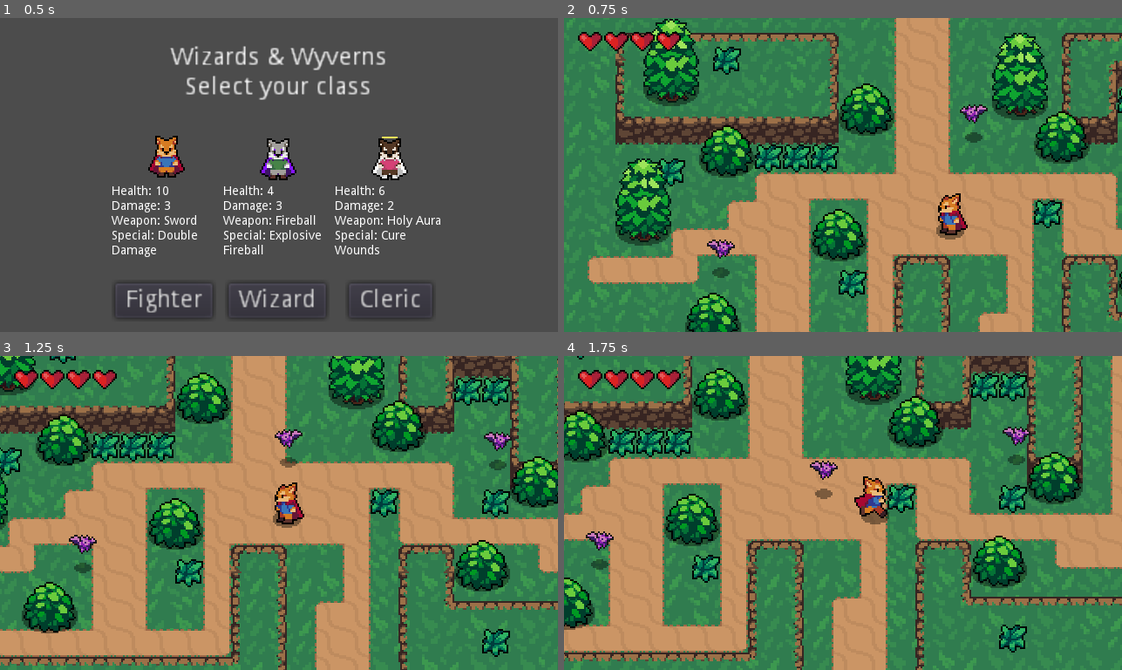
Above: before the commit, frames 1-4 (two rows, left to right).
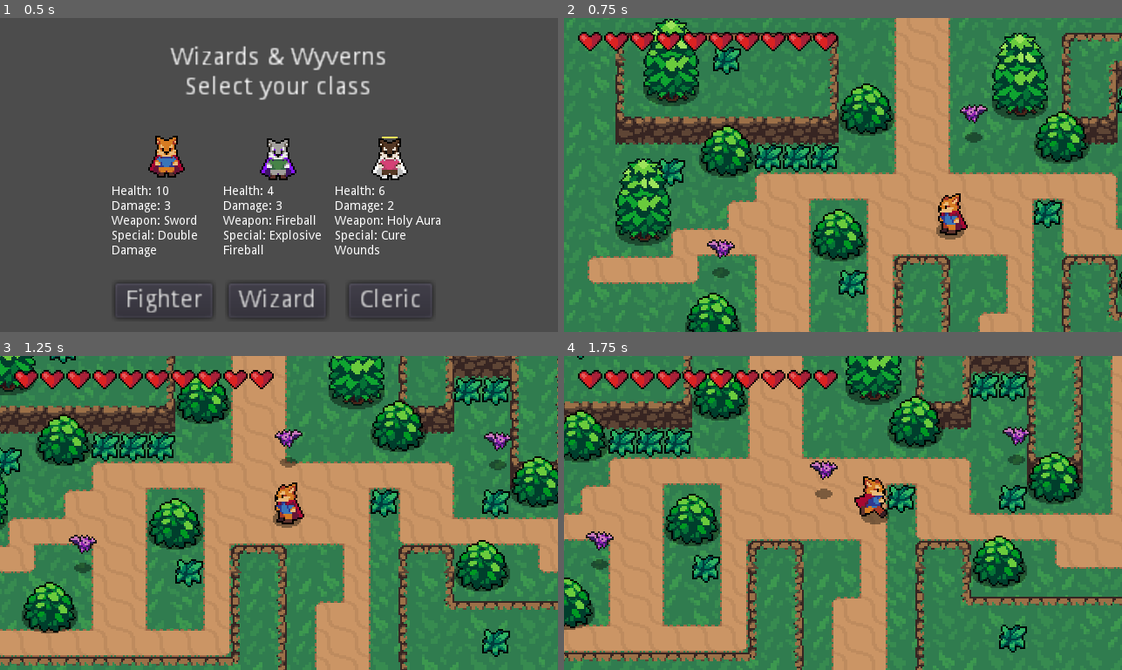
Above: after the commit, the same moments.

Repository: JordonH03/RPG-Game
Game: Godot game, scene res://TitleScreen.tscn
The game is run twice, just before and just after one commit, with the same random seed, the same clock (stepped at 60 frames per second) and the same inputs.
Inputs:
- Up to frame 1 (0.5 s): no input
- Up to frame 2 (0.75 s): click "Fighter" at 0.5 s
- Up to frame 3 (1.25 s): no input
- Up to frame 4 (1.75 s): hold D (ui_right) from 1.28 s (still down); tap Space (special, bound only after the commit) at 1.35 s

Frame 1 is identical in both runs. In frame 2, 1.0% of the frame differs, in the area x 21-50%, y 4-11%; in frame 3, 1.0%; in frame 4, 1.0%.

Commit message:
Complete health ui and fighter class features
The player's heart UI now displays each class' unique max HP.
While playing the fighter class, press space to activate double damage for 10 seconds (20 second cooldown).

Diff:
--- a/Player/Player.tscn
+++ b/Player/Player.tscn
@@ -287,22 +287,7 @@
 "times": PoolRealArray( 0.1, 0.3 ),
 "transitions": PoolRealArray( 1, 1 ),
 "update": 1,
-"values": [ SubResource( 3 ), null ]
-}
-
-[sub_resource type="Animation" id=8]
-length = 0.1
-tracks/0/type = "value"
-tracks/0/path = NodePath("Sprite:frame")
-tracks/0/interp = 1
-tracks/0/loop_wrap = true
-tracks/0/imported = false
-tracks/0/enabled = true
-tracks/0/keys = {
-"times": PoolRealArray( 0 ),
-"transitions": PoolRealArray( 1 ),
-"update": 1,
-"values": [ 18 ]
+"values": [ SubResource( 4 ), null ]
 }
 
 [sub_resource type="Animation" id=9]
@@ -317,7 +302,7 @@
 "times": PoolRealArray( 0 ),
 "transitions": PoolRealArray( 1 ),
 "update": 1,
-"values": [ 12 ]
+"values": [ 18 ]
 }
 
 [sub_resource type="Animation" id=10]
@@ -332,7 +317,7 @@
 "times": PoolRealArray( 0 ),
 "transitions": PoolRealArray( 1 ),
 "update": 1,
-"values": [ 0 ]
+"values": [ 12 ]
 }
 
 [sub_resource type="Animation" id=11]
@@ -347,23 +332,22 @@
 "times": PoolRealArray( 0 ),
 "transitions": PoolRealArray( 1 ),
 "update": 1,
+"values": [ 0 ]
+}
+
+[sub_resource type="Animation" id=12]
+length = 0.1
+tracks/0/type = "value"
+tracks/0/path = NodePath("Sprite:frame")
+tracks/0/interp = 1
+tracks/0/loop_wrap = true
+tracks/0/imported = false
+tracks/0/enabled = true
+tracks/0/keys = {
+"times": PoolRealArray( 0 ),
+"transitions": PoolRealArray( 1 ),
+"update": 1,
 "values": [ 6 ]
-}
-
-[sub_resource type="Animation" id=12]
-length = 0.6
-loop = true
-tracks/0/type = "value"
-tracks/0/path = NodePath("Sprite:frame")
-tracks/0/interp = 1
-tracks/0/loop_wrap = true
-tracks/0/imported = false
-tracks/0/enabled = true
-tracks/0/keys = {
-"times": PoolRealArray( 0, 0.1, 0.2, 0.3, 0.4, 0.5 ),
-"transitions": PoolRealArray( 1, 1, 1, 1, 1, 1 ),
-"update": 1,
-"values": [ 19, 20, 21, 22, 23, 18 ]
 }
 
 [sub_resource type="Animation" id=13]
@@ -379,7 +363,7 @@
 "times": PoolRealArray( 0, 0.1, 0.2, 0.3, 0.4, 0.5 ),
 "transitions": PoolRealArray( 1, 1, 1, 1, 1, 1 ),
 "update": 1,
-"values": [ 13, 14, 15, 16, 17, 12 ]
+"values": [ 19, 20, 21, 22, 23, 18 ]
 }
 
 [sub_resource type="Animation" id=14]
@@ -395,7 +379,7 @@
 "times": PoolRealArray( 0, 0.1, 0.2, 0.3, 0.4, 0.5 ),
 "transitions": PoolRealArray( 1, 1, 1, 1, 1, 1 ),
 "update": 1,
-"values": [ 1, 2, 3, 4, 5, 0 ]
+"values": [ 13, 14, 15, 16, 17, 12 ]
 }
 
 [sub_resource type="Animation" id=15]
@@ -411,113 +395,147 @@
 "times": PoolRealArray( 0, 0.1, 0.2, 0.3, 0.4, 0.5 ),
 "transitions": PoolRealArray( 1, 1, 1, 1, 1, 1 ),
 "update": 1,
+"values": [ 1, 2, 3, 4, 5, 0 ]
+}
+
+[sub_resource type="Animation" id=16]
+length = 0.6
+loop = true
+tracks/0/type = "value"
+tracks/0/path = NodePath("Sprite:frame")
+tracks/0/interp = 1
+tracks/0/loop_wrap = true
+tracks/0/imported = false
+tracks/0/enabled = true
+tracks/0/keys = {
+"times": PoolRealArray( 0, 0.1, 0.2, 0.3, 0.4, 0.5 ),
+"transitions": PoolRealArray( 1, 1, 1, 1, 1, 1 ),
+"update": 1,
 "values": [ 7, 8, 9, 10, 11, 6 ]
 }
 
-[sub_resource type="Animation" id=16]
+[sub_resource type="Animation" id=17]
 length = 0.2
 loop = true
-
-[sub_resource type="Animation" id=17]
+tracks/0/type = "value"
+tracks/0/path = NodePath("Sprite:material:shader_param/active")
+tracks/0/interp = 1
+tracks/0/loop_wrap = true
+tracks/0/imported = false
+tracks/0/enabled = true
+tracks/0/keys = {
+"times": PoolRealArray( 0, 0.1 ),
+"transitions": PoolRealArray( 1, 1 ),
+"update": 1,
+"values": [ true, false ]
+}
+
+[sub_resource type="Animation" id=18]
 length = 0.1
 
-[sub_resource type="AnimationNodeAnimation" id=18]
+[sub_resource type="Animation" id=43]
+resource_name = "Start"
+
+[sub_resource type="Animation" id=44]
+resource_name = "Stop"
+
+[sub_resource type="AnimationNodeAnimation" id=19]
 animation = "AttackLeft"
 
-[sub_resource type="AnimationNodeAnimation" id=19]
+[sub_resource type="AnimationNodeAnimation" id=20]
 animation = "AttackDown"
 
-[sub_resource type="AnimationNodeAnimation" id=20]
+[sub_resource type="AnimationNodeAnimation" id=21]
 animation = "AttackRight"
 
-[sub_resource type="AnimationNodeAnimation" id=21]
+[sub_resource type="AnimationNodeAnimation" id=22]
 animation = "AttackUp"
 
-[sub_resource type="AnimationNodeBlendSpace2D" id=22]
-blend_point_0/node = SubResource( 18 )
+[sub_resource type="AnimationNodeBlendSpace2D" id=23]
+blend_point_0/node = SubResource( 19 )
 blend_point_0/pos = Vector2( -1, 0 )
-blend_point_1/node = SubResource( 19 )
+blend_point_1/node = SubResource( 20 )
 blend_point_1/pos = Vector2( 0, 1.1 )
-blend_point_2/node = SubResource( 20 )
+blend_point_2/node = SubResource( 21 )
 blend_point_2/pos = Vector2( 1, 0 )
-blend_point_3/node = SubResource( 21 )
+blend_point_3/node = SubResource( 22 )
 blend_point_3/pos = Vector2( 0, -1.1 )
 min_space = Vector2( -1, -1.1 )
 max_space = Vector2( 1, 1.1 )
 blend_mode = 1
 
-[sub_resource type="AnimationNodeAnimation" id=23]
+[sub_resource type="AnimationNodeAnimation" id=24]
 animation = "IdleLeft"
 
-[sub_resource type="AnimationNodeAnimation" id=24]
+[sub_resource type="AnimationNodeAnimation" id=25]
 animation = "IdleDown"
 
-[sub_resource type="AnimationNodeAnimation" id=25]
+[sub_resource type="AnimationNodeAnimation" id=26]
 animation = "IdleRight"
 
-[sub_resource type="AnimationNodeAnimation" id=26]
+[sub_resource type="AnimationNodeAnimation" id=27]
 animation = "IdleUp"
 
-[sub_resource type="AnimationNodeBlendSpace2D" id=27]
-blend_point_0/node = SubResource( 23 )
+[sub_resource type="AnimationNodeBlendSpace2D" id=28]
+blend_point_0/node = SubResource( 24 )
 blend_point_0/pos = Vector2( -1, 0 )
-blend_point_1/node = SubResource( 24 )
+blend_point_1/node = SubResource( 25 )
 blend_point_1/pos = Vector2( 0, 1.1 )
-blend_point_2/node = SubResource( 25 )
+blend_point_2/node = SubResource( 26 )
 blend_point_2/pos = Vector2( 1, 0 )
-blend_point_3/node = SubResource( 26 )
+blend_point_3/node = SubResource( 27 )
 blend_point_3/pos = Vector2( 0, -1.1 )
 min_space = Vector2( -1, -1.1 )
 max_space = Vector2( 1, 1.1 )
 blend_mode = 1
 
-[sub_resource type="AnimationNodeAnimation" id=28]
+[sub_resource type="AnimationNodeAnimation" id=29]
 animation = "RunLeft"
 
-[sub_resource type="AnimationNodeAnimation" id=29]
+[sub_resource type="AnimationNodeAnimation" id=30]
 animation = "RunDown"
 
-[sub_resource type="AnimationNodeAnimation" id=30]
+[sub_resource type="AnimationNodeAnimation" id=31]
 animation = "RunRight"
 
-[sub_resource type="AnimationNodeAnimation" id=31]
+[sub_resource type="AnimationNodeAnimation" id=32]
 animation = "RunUp"
 
-[sub_resource type="AnimationNodeBlendSpace2D" id=32]
-blend_point_0/node = SubResource( 28 )
+[sub_resource type="AnimationNodeBlendSpace2D" id=33]
+blend_point_0/node = SubResource( 29 )
 blend_point_0/pos = Vector2( -1, 0 )
-blend_point_1/node = SubResource( 29 )
+blend_point_1/node = SubResource( 30 )
 blend_point_1/pos = Vector2( 0, 1.1 )
-blend_point_2/node = SubResource( 30 )
+blend_point_2/node = SubResource( 31 )
 blend_point_2/pos = Vector2( 1, 0 )
-blend_point_3/node = SubResource( 31 )
+blend_point_3/node = SubResource( 32 )
 blend_point_3/pos = Vector2( 0, -1.1 )
 min_space = Vector2( -1, -1.1 )
 max_space = Vector2( 1, 1.1 )
 blend_mode = 1
 
-[sub_resource type="AnimationNodeStateMachineTransition" id=33]
-
 [sub_resource type="AnimationNodeStateMachineTransition" id=34]
 
 [sub_resource type="AnimationNodeStateMachineTransition" id=35]
 
 [sub_resource type="AnimationNodeStateMachineTransition" id=36]
 
-[sub_resource type="AnimationNodeStateMachine" id=37]
-states/Attack/node = SubResource( 22 )
+[sub_resource type="AnimationNodeStateMachineTransition" id=37]
+
+[sub_resource type="AnimationNodeStateMachine" id=38]
+states/Attack/node = SubResource( 23 )
 states/Attack/position = Vector2( 285.195, -79.835 )
-states/Idle/node = SubResource( 27 )
+states/Idle/node = SubResource( 28 )
 states/Idle/position = Vector2( 285.07, 16.665 )
-states/Run/node = SubResource( 32 )
+states/Run/node = SubResource( 33 )
 states/Run/position = Vector2( 457.57, 15.415 )
-transitions = [ "Attack", "Idle", SubResource( 33 ), "Idle", "Attack", SubResource( 34 ), "Idle", "Run", SubResource( 35 ), "Run", "Idle", SubResource( 36 ) ]
+transitions = [ "Attack", "Idle", SubResource( 34 ), "Idle", "Attack", SubResource( 35 ), "Idle", "Run", SubResource( 36 ), "Run", "Idle", SubResource( 37 ) ]
 start_node = "Idle"
 graph_offset = Vector2( -188.43, -128.835 )
 
-[sub_resource type="AnimationNodeStateMachinePlayback" id=38]
-
-[sub_resource type="CapsuleShape2D" id=39]
+[sub_resource type="AnimationNodeStateMachinePlayback" id=39]
+
+[sub_resource type="CapsuleShape2D" id=40]
 radius = 5.0
 height = 7.0
 
@@ -536,31 +554,35 @@
 
 [node name="CollisionShape2D" type="CollisionShape2D" parent="."]
 rotation = 1.5708
-shape = SubResource( 1 )
+shape = SubResource( 2 )
 
 [node name="AnimationPlayer" type="AnimationPlayer" parent="."]
-anims/AttackDown = SubResource( 4 )
-anims/AttackLeft = SubResource( 5 )
-anims/AttackRight = SubResource( 6 )
-anims/AttackUp = SubResource( 7 )
-anims/IdleDown = SubResource( 8 )
-anims/IdleLeft = SubResource( 9 )
-anims/IdleRight = SubResource( 10 )
-anims/IdleUp = SubResource( 11 )
-anims/RunDown = SubResource( 12 )
-anims/RunLeft = SubResource( 13 )
-anims/RunRight = SubResource( 14 )
-anims/RunUp = SubResource( 15 )
+anims/AttackDown = SubResource( 5 )
+anims/AttackLeft = SubResource( 6 )
+anims/AttackRight = SubResource( 7 )
+anims/AttackUp = SubResource( 8 )
+anims/IdleDown = SubResource( 9 )
+anims/IdleLeft = SubResource( 10 )
+anims/IdleRight = SubResource( 11 )
+anims/IdleUp = SubResource( 12 )
+anims/RunDown = SubResource( 13 )
+anims/RunLeft = SubResource( 14 )
+anims/RunRight = SubResource( 15 )
+anims/RunUp = SubResource( 16 )
 
 [node name="BlinkAnimationPlayer" type="AnimationPlayer" parent="."]
-anims/Start = SubResource( 16 )
-anims/Stop = SubResource( 17 )
+anims/Start = SubResource( 17 )
+anims/Stop = SubResource( 18 )
+
+[node name="SpecialAnimationPlayer" type="AnimationPlayer" parent="."]
+anims/Start = SubResource( 43 )
+anims/Stop = SubResource( 44 )
 
 [node name="AnimationTree" type="AnimationTree" parent="."]
-tree_root = SubResource( 37 )
+tree_root = SubResource( 38 )
 anim_player = NodePath("../AnimationPlayer")
 active = true
-parameters/playback = SubResource( 38 )
+parameters/playback = SubResource( 39 )
 parameters/Attack/blend_position = Vector2( 0, 0 )
 parameters/Idle/blend_position = Vector2( 0, 0 )
 parameters/Run/blend_position = Vector2( 0, 0 )
@@ -585,6 +607,11 @@
 
 [node name="CameraLink" type="RemoteTransform2D" parent="."]
 
+[node name="SpecialTimer" type="Timer" parent="."]
+wait_time = 10.0
+
+[node name="SpecialCooldown" type="Timer" parent="."]
+
 [connection signal="area_entered" from="Hurtbox" to="." method="_on_Hurtbox_area_entered"]
 [connection signal="invincibility_ended" from="Hurtbox" to="." method="_on_Hurtbox_invincibility_ended"]
 [connection signal="invincibility_started" from="Hurtbox" to="." method="_on_Hurtbox_invincibility_started"]
--- /dev/null
+++ b/Player/PlayerFighter.gd
@@ -0,0 +1,25 @@
+extends Player
+
+# Onready
+onready var specialTimer = $SpecialTimer
+onready var specialCooldown = $SpecialCooldown
+onready var hitbox = $HitboxPivot/Hitbox
+onready var canvasModulate = $CanvasModulate
+
+# Variables
+var special = false
+var cooldown = false
+
+func _physics_process(delta):
+	if Input.is_action_just_pressed("special") and special == false and cooldown == false:
+		hitbox.damage *= 2
+		specialTimer.start(10)
+
+func _on_SpecialTimer_timeout():
+	special = false
+	cooldown = true
+	specialCooldown.start(20)
+
+
+func _on_SpecialCooldown_timeout():
+	cooldown = false
--- a/Player/PlayerFighter.tscn
+++ b/Player/PlayerFighter.tscn
@@ -1,7 +1,8 @@
-[gd_scene load_steps=5 format=2]
+[gd_scene load_steps=6 format=2]
 
 [ext_resource path="res://Player/Player.tscn" type="PackedScene" id=1]
 [ext_resource path="res://Player/Fighter.png" type="Texture" id=2]
+[ext_resource path="res://Player/PlayerFighter.gd" type="Script" id=3]
 
 [sub_resource type="AnimationNodeStateMachinePlayback" id=1]
 
@@ -9,23 +10,33 @@
 height = 12.0
 
 [node name="Fighter" instance=ExtResource( 1 )]
+script = ExtResource( 3 )
 
 [node name="Sprite" parent="." index="1"]
 texture = ExtResource( 2 )
 
-[node name="AnimationTree" parent="." index="5"]
+[node name="AnimationTree" parent="." index="6"]
 parameters/playback = SubResource( 1 )
 
-[node name="HitboxPivot" parent="." index="6"]
+[node name="HitboxPivot" parent="." index="7"]
 rotation = 1.5708
 
 [node name="Hitbox" parent="HitboxPivot" index="0"]
 position = Vector2( 15, 0 )
-damage = 2
+damage = 3
 
 [node name="CollisionShape2D" parent="HitboxPivot/Hitbox" index="0"]
 shape = SubResource( 2 )
 disabled = true
 
+[node name="CollisionShape2D" parent="Hurtbox" index="0"]
+position = Vector2( -0.0768779, -3.87904 )
+
+[node name="SpecialCooldown" parent="." index="12"]
+wait_time = 20.0
+
+[connection signal="timeout" from="SpecialTimer" to="." method="_on_SpecialTimer_timeout"]
+[connection signal="timeout" from="SpecialCooldown" to="." method="_on_SpecialCooldown_timeout"]
+
 [editable path="HitboxPivot/Hitbox"]
 [editable path="Hurtbox"]
--- a/Player/PlayerStats.tscn
+++ b/Player/PlayerStats.tscn
@@ -3,4 +3,3 @@
 [ext_resource path="res://Stats.tscn" type="PackedScene" id=1]
 
 [node name="PlayerStats" instance=ExtResource( 1 )]
-max_health = 4
--- a/Player/PlayerWizard.tscn
+++ b/Player/PlayerWizard.tscn
@@ -20,27 +20,26 @@
 	COLOR = new_color;
 }"
 
-[sub_resource type="ShaderMaterial" id=39]
-shader = SubResource( 38 )
+[sub_resource type="ShaderMaterial" id=3]
+shader = SubResource( 2 )
 shader_param/active = true
 
 [node name="Wizard" instance=ExtResource( 2 )]
 
 [node name="Sprite" parent="." index="1"]
 texture = ExtResource( 1 )
-frame = 29
 
 [node name="CollisionShape2D" parent="." index="2"]
 visible = false
 
 [node name="AnimationTree" parent="." index="5"]
-parameters/playback = SubResource( 40 )
+parameters/playback = SubResource( 1 )
 
 [node name="HitboxPivot" parent="." index="6"]
 rotation = 4.71239
 
 [node name="CollisionShape2D" parent="HitboxPivot/Hitbox" index="0"]
-material = SubResource( 39 )
+material = SubResource( 3 )
 
 [node name="FireballSpawn" type="Position2D" parent="HitboxPivot" index="1"]
 position = Vector2( 24.9924, 0 )
--- a/Stats.gd
+++ b/Stats.gd
@@ -2,13 +2,13 @@
 
 # Export
 ## Health
-export(int) var max_health = 1 setget set_max_health
+export(int) var max_health = 10 setget set_max_health
 
 # Variables
 var health = max_health setget set_health
 
 # Signals
-signal no_health # Creates a signal for 0 health
+signal no_health() # Creates a signal for 0 health
 signal health_changed(value)
 signal max_health_changed(value)
 
@@ -25,3 +25,4 @@
 	max_health = value
 	self.health = min(health, max_health)
 	emit_signal("max_health_changed", max_health)
+	print("max health")
--- a/UI/HealthUI.gd
+++ b/UI/HealthUI.gd
@@ -5,14 +5,15 @@
 onready var heartUIEmpty = $HeartUIEmpty
 
 # Variables
-var hearts = 4 setget set_hearts
-var max_hearts = 4 setget set_max_hearts
+var hearts : int setget set_hearts
+var max_hearts : int setget set_max_hearts
 
 func _ready():
 	self.max_hearts = PlayerStats.max_health
 	self.hearts = PlayerStats.health
+	# Connects signals from PlayerStats to HealthUI.gd
 	PlayerStats.connect("health_changed", self, "set_hearts")
-	PlayerStats.connect("max_health_changed", self, "set_max_ hearts")
+	PlayerStats.connect("max_health_changed", self, "set_max_hearts")
 
 func set_hearts(value):
 	hearts = clamp(value, 0, max_hearts)
--- a/UI/HealthUI.tscn
+++ b/UI/HealthUI.tscn
@@ -5,8 +5,7 @@
 [ext_resource path="res://UI/HeartUIEmpty.png" type="Texture" id=3]
 
 [node name="HealthUI" type="Control"]
-margin_left = -0.0735779
-margin_right = 39.9264
+margin_right = 40.0
 margin_bottom = 40.0
 script = ExtResource( 1 )
 __meta__ = {
--- a/World.gd
+++ b/World.gd
@@ -4,27 +4,31 @@
 const playerFighter = preload("res://Player/PlayerFighter.tscn")
 const playerWizard = preload("res://Player/PlayerWizard.tscn")
 const playerCleric = preload("res://Player/PlayerCleric.tscn")
+const healthUI = preload("res://UI/HealthUI.tscn")
 
 # Onready
 onready var worldYsort = $YSort
+onready var uiLayer = $CanvasLayer
 
 func _ready():
-	var player
+	# Create a new instance of player's health
+	var HealthUI = healthUI.instance()
+	uiLayer.add_child(HealthUI)
+	HealthUI.margin_left = 8
+	HealthUI.margin_top = 8
+	HealthUI.margin_right = 40
+	HealthUI.margin_bottom = 40
 	if TitleScreen.playerClass == "fighter":
-		PlayerStats.set_max_health(10)
-		player = playerFighter.instance()
-		worldYsort.add_child(player)
-		player.global_position = Vector2(160, 80)
+		spawn_player(playerFighter, 10)
 	elif TitleScreen.playerClass == "wizard":
-		PlayerStats.set_max_health(4)
-		player = playerWizard.instance()
-		worldYsort.add_child(player)
-		player.global_position = Vector2(160, 80)
+		spawn_player(playerWizard, 4)
 	elif TitleScreen.playerClass == "cleric":
-		PlayerStats.set_max_health(6)
-		player = playerCleric.instance()
-		worldYsort.add_child(player)
-		player.global_position = Vector2(160, 80)
+		spawn_player(playerCleric, 7)
+
+func spawn_player(scene, max_health):
+	var player = scene.instance()               # Save instance of player
+	worldYsort.add_child(player)                # Add player to world
+	player.global_position = Vector2(160, 80)   # Set player position
 	var cameraLink = player.get_node("CameraLink")
 	cameraLink.set_remote_node("/root/World/Camera2D")
-	print(cameraLink.remote_path)
+	PlayerStats.set_max_health(max_health)
--- a/World.tscn
+++ b/World.tscn
@@ -7,7 +7,6 @@
 [ext_resource path="res://World/CliffTileset.png" type="Texture" id=5]
 [ext_resource path="res://Enemies/Bat.tscn" type="PackedScene" id=6]
 [ext_resource path="res://World/Grass.tscn" type="PackedScene" id=7]
-[ext_resource path="res://UI/HealthUI.tscn" type="PackedScene" id=8]
 [ext_resource path="res://World/Tree.tscn" type="PackedScene" id=9]
 [ext_resource path="res://Camera2D.tscn" type="PackedScene" id=10]
 [ext_resource path="res://World/DungeonFloorTileset.png" type="Texture" id=11]
@@ -1093,10 +1092,4 @@
 
 [node name="CanvasLayer" type="CanvasLayer" parent="."]
 
-[node name="HealthUI" parent="CanvasLayer" instance=ExtResource( 8 )]
-margin_left = 8.0
-margin_top = 8.0
-margin_right = 48.0
-margin_bottom = 48.0
-
 [editable path="Camera2D"]
--- a/project.godot
+++ b/project.godot
@@ -34,6 +34,7 @@
 
 PlayerStats="*res://Player/PlayerStats.tscn"
 TitleScreen="*res://TitleScreen.gd"
+HealthUi="*res://UI/HealthUI.gd"
 
 [display]
 
@@ -98,6 +99,11 @@
 , Object(InputEventMouseButton,"resource_local_to_scene":false,"resource_name":"","device":0,"alt":false,"shift":false, …(202 unchanged characters)…
  ]
 }
+special={
+"deadzone": 0.5,
+"events": [ Object(InputEventKey,"resource_local_to_scene":false,"resource_name":"","device":0,"alt":false,"shift":false,"control":false,"meta":false,"command":false,"pressed":false,"scancode":32,"unicode":0,"echo":false,"script":null)
+ ]
+}
 
 [physics]
 
Not shown: 7 places in Player/Player.tscn that only renumber resources
Not shown: 1 places in Player/PlayerWizard.tscn that only renumber resources
Not shown: 1 places in World.tscn that only renumber resources
